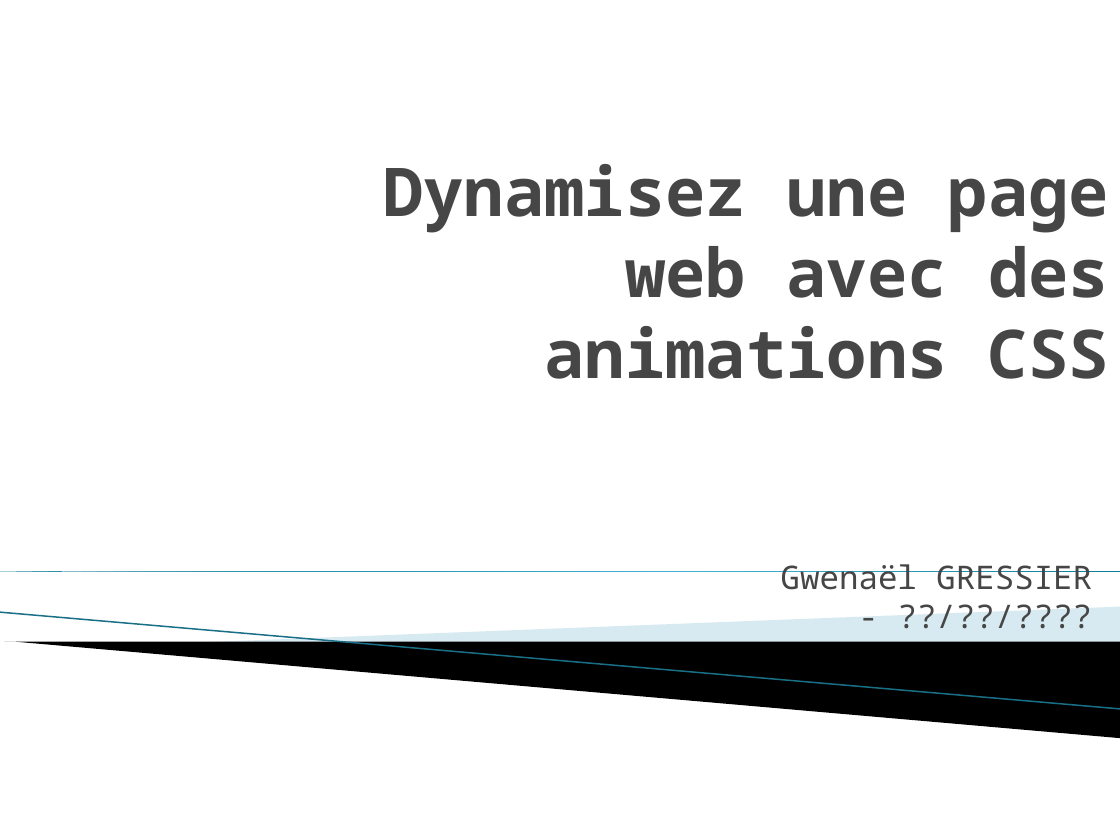
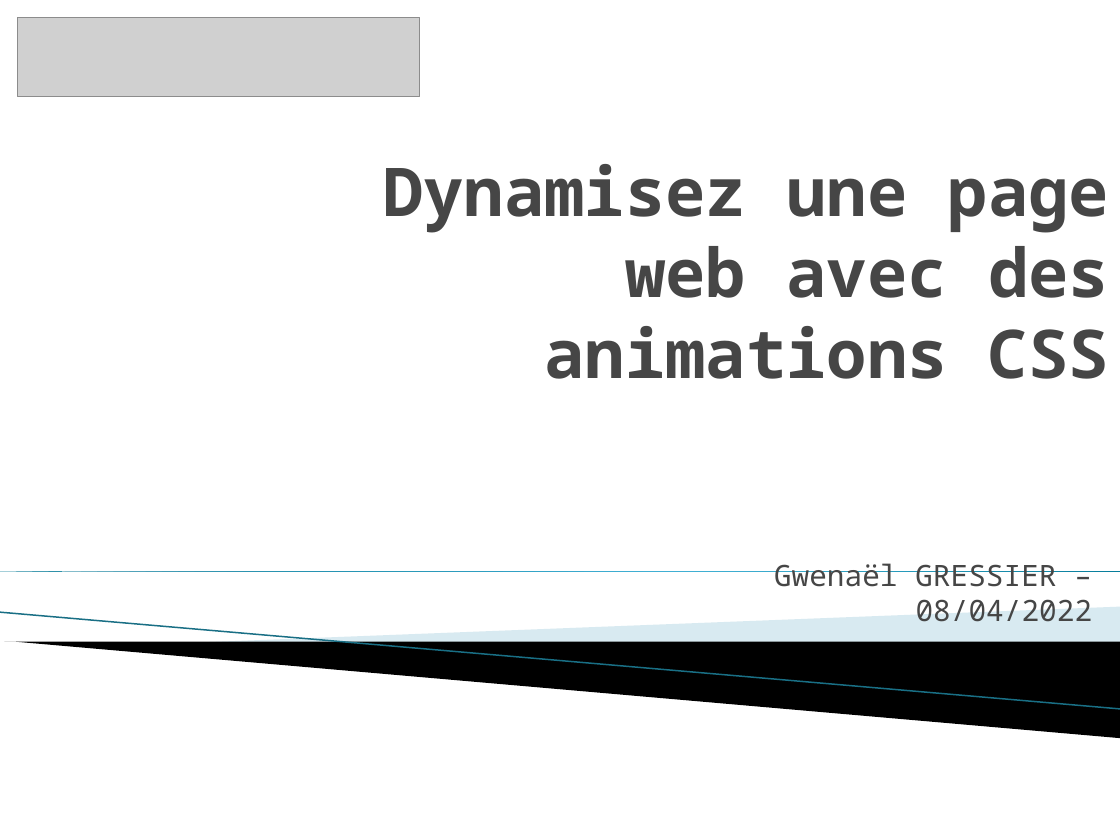
Before and after one commit to gwenaelgressier/GwenaelGressier_03_22022022, a slide deck: slide 1 of présentation du p3.pptx. Drawn at 1120x840 pixels with LibreOffice and Linux fonts; fonts in the diff are those of the drawing; grey boxes stand for pictures; background and template pictures are left out. Boxes give left, top, right and bottom in pixels: in the first picture for what was removed or moved away, otherwise in the second. Text is boxed around its words. In the diff, an @@ line names an element or a change of style, - is before the commit and + after.

```diff
--- a/présentation du p3.pptx
+++ b/présentation du p3.pptx
@@ picture added at [18,18,420,97] @@
@@ subtitle at [774,563,1093,622]: text changed; size 20.9 to 18.9 pt @@
-Gwenaël GRESSIER - ??/??/????
+Gwenaël GRESSIER – 08/04/2022
```
Also in this commit, not shown: 10 slides added, 5 other files.
